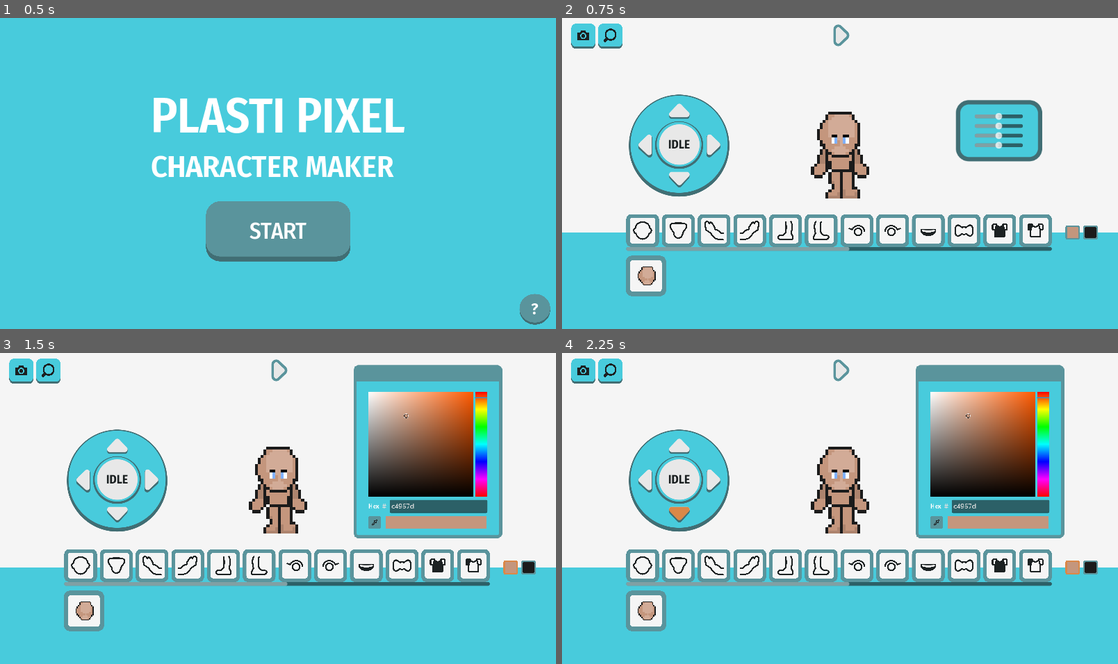
Above: before the commit, frames 1-4 (two rows, left to right).
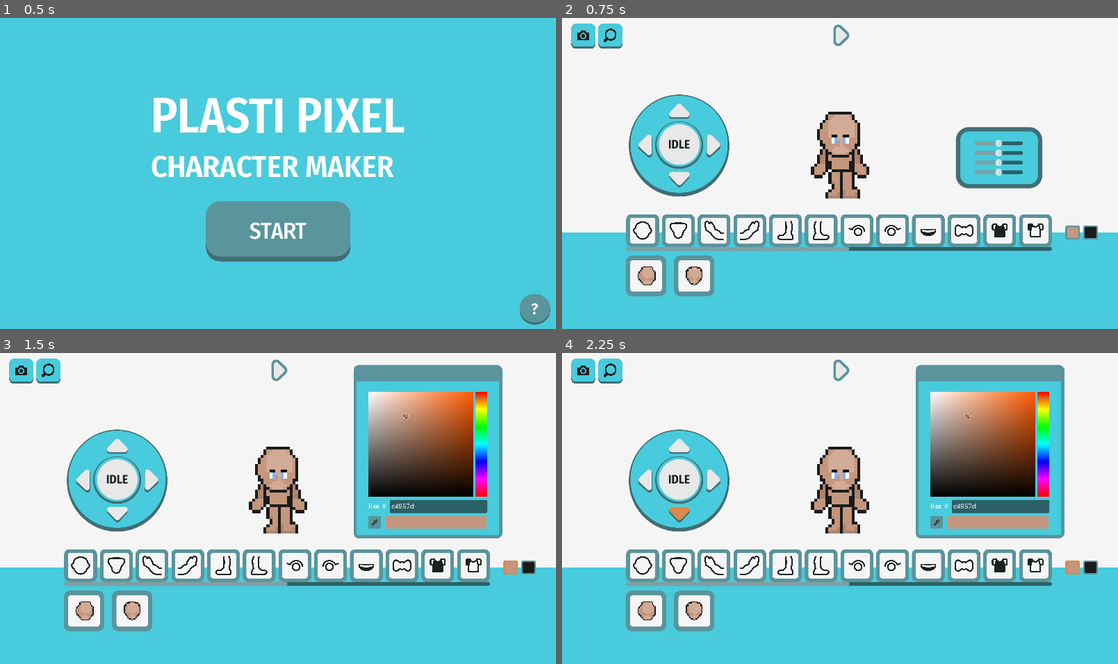
Above: after the commit, the same moments.

Repository: p1petto/CharacterMakerNew
Game: Godot game, scene res://Scenes/menu.tscn
The game is run twice, just before and just after one commit, with the same random seed, the same clock (stepped at 60 frames per second) and the same inputs.
Inputs (mouse positions are in pixels of both pictures, inside the frame that each line leads up to):
- Up to frame 1 (0.5 s): no input
- Up to frame 2 (0.75 s): click "START" at 0.5 s
- Up to frame 3 (1.5 s): click (511, 567) at 1.27 s
- Up to frame 4 (2.25 s): click (678, 514) at 2 s

Frame 1 is identical in both runs. In frame 2, 4.4% of the frame differs, in the area x 20-87%, y 26-90%; in frame 3, 0.9%; in frame 4, 0.9%.

Commit message:
added: ресурсы головы и тела

Diff:
--- /dev/null
+++ b/Resources/CatalogItems/DynamicPart/Body/Body2.tres
@@ -0,0 +1,12 @@
+[gd_resource type="Resource" script_class="CatalogItem" load_steps=4 format=3 uid="uid://kkrjicub6yf4"]
+
+[ext_resource type="Resource" uid="uid://cks5nqbigjmo7" path="res://Resources/DynamicPart/Body/Body2.tres" id="1_1gk1k"]
+[ext_resource type="Texture2D" uid="uid://cmgtvmufmgniw" path="res://Assets/UI/icons/Catallog item/body2.png" id="2_6c4wr"]
+[ext_resource type="Script" path="res://Scripts/CatalogItemResource.gd" id="3_ogt40"]
+
+[resource]
+script = ExtResource("3_ogt40")
+item_type = "Dynamic"
+item_class = "Body"
+icon = ExtResource("2_6c4wr")
+dynamic_part = ExtResource("1_1gk1k")
--- /dev/null
+++ b/Resources/CatalogItems/DynamicPart/Head/Head2.tres
@@ -0,0 +1,12 @@
+[gd_resource type="Resource" script_class="CatalogItem" load_steps=4 format=3 uid="uid://cq28vcige13u1"]
+
+[ext_resource type="Resource" uid="uid://b4v7cc6x240fo" path="res://Resources/DynamicPart/Head/head2.tres" id="1_14bxd"]
+[ext_resource type="Texture2D" uid="uid://cf62npnvtd101" path="res://Assets/UI/icons/Catallog item/head2.png" id="2_84qlb"]
+[ext_resource type="Script" path="res://Scripts/CatalogItemResource.gd" id="3_0jnpo"]
+
+[resource]
+script = ExtResource("3_0jnpo")
+item_type = "Dynamic"
+item_class = "Head"
+icon = ExtResource("2_84qlb")
+dynamic_part = ExtResource("1_14bxd")
--- /dev/null
+++ b/Resources/DynamicPart/Body/Body2.tres
@@ -0,0 +1,26 @@
+[gd_resource type="Resource" script_class="Dynamic" load_steps=2 format=3 uid="uid://cks5nqbigjmo7"]
+
+[ext_resource type="Script" path="res://Scripts/DynamicParts/resource_dynamic_part.gd" id="1_kcoqp"]
+
+[resource]
+script = ExtResource("1_kcoqp")
+down_array_points = PackedVector2Array(7, 12, 2, 14, 1, 18, 4, 20, 7, 21, 10, 20, 13, 18, 12, 14)
+horizontal_array_points = PackedVector2Array(7, 11, 9, 11, 11, 14, 11, 17, 10, 20, 7, 21, 4, 20, 3, 17, 5, 13, 5, 11)
+top_array_points = PackedVector2Array(7, 12, 2, 14, 1, 18, 4, 20, 7, 21, 10, 20, 13, 18, 12, 14)
+down_glare_array_points = PackedVector2Array()
+horizontal_glare_array_points = PackedVector2Array()
+top_glare_array_points = PackedVector2Array()
+position_down = Vector2(25, 16)
+position_right = Vector2(25, 16)
+position_top = Vector2(25, 16)
+position_left = Vector2(25.04, 16)
+z_down = 5.0
+z_right = 3.0
+z_top = 6.0
+z_left = 3.0
+vertical_markers = Array[int]([1, 2, 3])
+horizontal_markers = Array[int]([2, 3, 4])
+hand_marker_for_body = 2
+color = Color(0.768627, 0.588235, 0.490196, 1)
+glare_color = Color(0.917647, 0.917647, 0.917647, 1)
+line_color = Color(0.105882, 0.105882, 0.105882, 1)
--- /dev/null
+++ b/Resources/DynamicPart/Head/head2.tres
@@ -0,0 +1,26 @@
+[gd_resource type="Resource" script_class="Dynamic" load_steps=2 format=3 uid="uid://b4v7cc6x240fo"]
+
+[ext_resource type="Script" path="res://Scripts/DynamicParts/resource_dynamic_part.gd" id="1_60hwv"]
+
+[resource]
+script = ExtResource("1_60hwv")
+down_array_points = PackedVector2Array(7, 0, 2, 2, 0, 5, 1, 10, 3, 13, 7, 16, 11, 13, 13, 10, 14, 5, 12, 2)
+horizontal_array_points = PackedVector2Array(3, 0, 10, 0, 13, 3, 13, 8, 14, 9, 14, 13, 10, 15, 5, 13, 0, 9, 0, 3)
+top_array_points = PackedVector2Array(7, 0, 2, 2, 0, 5, 1, 10, 3, 13, 7, 16, 11, 13, 13, 10, 14, 5, 12, 2)
+down_glare_array_points = PackedVector2Array(3, 9, 3, 3, 6, 1, 10, 1, 12, 4, 12, 9, 8, 10, 8, 12, 10, 13, 9, 15, 5, 15, 4, 13, 7, 12, 8, 11, 7, 10)
+horizontal_glare_array_points = PackedVector2Array(8, 8, 8, 4, 11, 3, 21, 3, 21, 15, 12, 15, 9, 15, 8, 13, 14, 11, 14, 10, 12, 10)
+top_glare_array_points = PackedVector2Array(3, 9, 3, 3, 6, 1, 10, 1, 12, 4, 12, 9, 8, 10)
+position_down = Vector2(25, 16)
+position_right = Vector2(25, 16)
+position_top = Vector2(25, 16)
+position_left = Vector2(25, 16)
+z_down = 6.0
+z_right = 6.0
+z_top = 1.0
+z_left = 6.0
+vertical_markers = Array[int]([1, 2, 3, 4])
+horizontal_markers = Array[int]([1, 2, 3, 4, 5])
+hand_marker_for_body = 0
+color = Color(0.768627, 0.588235, 0.490196, 1)
+glare_color = Color(0.902987, 0.79832, 0.742753, 1)
+line_color = Color(0.105882, 0.105882, 0.105882, 1)
--- a/Scenes/dynamic_part.tscn
+++ b/Scenes/dynamic_part.tscn
@@ -29,3 +29,7 @@
 [node name="Strands" type="Container" parent="."]
 offset_right = 40.0
 offset_bottom = 40.0
+
+[node name="Polygon2D2" type="Polygon2D" parent="."]
+visible = false
+polygon = PackedVector2Array(7, 12, 2, 14, 1, 18, 4, 20, 7, 21, 10, 20, 13, 18, 12, 14)
--- a/Scenes/maker.tscn
+++ b/Scenes/maker.tscn
@@ -81,10 +81,12 @@
 [ext_resource type="Script" path="res://Scripts/UI/color_picker_button_container_border.gd" id="45_5q11q"]
 [ext_resource type="Resource" uid="uid://7loxn01ku5yr" path="res://Resources/Hair/Fringe/0/Fringe.tres" id="45_fmm32"]
 [ext_resource type="Script" path="res://Scripts/resource_hint.gd" id="47_dpvrd"]
+[ext_resource type="Resource" uid="uid://cq28vcige13u1" path="res://Resources/CatalogItems/DynamicPart/Head/Head2.tres" id="47_sesus"]
 [ext_resource type="Resource" uid="uid://dbvcjksuur0kn" path="res://Resources/CatalogItems/Hair/Strands/1/Strand.tres" id="47_v0tno"]
 [ext_resource type="Resource" uid="uid://b1q3sq37n232u" path="res://Resources/Hint/Sliders.tres" id="48_35wf8"]
 [ext_resource type="Texture2D" uid="uid://b7h24gyxgkuuq" path="res://Assets/UI/icons/TypeItem/Property 1=pants.svg" id="49_vmq5q"]
 [ext_resource type="Texture2D" uid="uid://cucl1x70onpgd" path="res://Assets/UI/icons/TypeItem/Property 1=pantlegL.svg" id="52_bt1ev"]
+[ext_resource type="Resource" uid="uid://kkrjicub6yf4" path="res://Resources/CatalogItems/DynamicPart/Body/Body2.tres" id="52_d1quc"]
 [ext_resource type="Resource" uid="uid://cuyom60nqe8gd" path="res://Resources/Hint/symmetrical.tres" id="53_dvweh"]
 [ext_resource type="Texture2D" uid="uid://2ig5s8rkpwux" path="res://Assets/UI/icons/TypeItem/Property 1=pantlegR.svg" id="55_4wmom"]
 [ext_resource type="Texture2D" uid="uid://dfbv0gsee2a1x" path="res://Assets/UI/icons/TypeItem/Property 1=shoesL.svg" id="57_lp5vu"]
@@ -774,14 +776,14 @@
 
 [node name="Head" parent="UI/Catalog/CatalogContainer" groups=["DynamicTab"] instance=ExtResource("4_kavcm")]
 layout_mode = 2
-catalog_items = Array[ExtResource("5_sbt4v")]([ExtResource("7_p4rey")])
+catalog_items = Array[ExtResource("5_sbt4v")]([ExtResource("7_p4rey"), ExtResource("47_sesus")])
 icon = ExtResource("17_36cuv")
 hint_resource = Array[ExtResource("47_dpvrd")]([ExtResource("48_35wf8")])
 
 [node name="Body" parent="UI/Catalog/CatalogContainer" groups=["DynamicTab"] instance=ExtResource("4_kavcm")]
 visible = false
 layout_mode = 2
-catalog_items = Array[ExtResource("5_sbt4v")]([ExtResource("11_wp1wm")])
+catalog_items = Array[ExtResource("5_sbt4v")]([ExtResource("11_wp1wm"), ExtResource("52_d1quc")])
 icon = ExtResource("15_4058r")
 hint_resource = Array[ExtResource("47_dpvrd")]([ExtResource("48_35wf8")])
 
--- a/Scripts/UI/sliders.gd
+++ b/Scripts/UI/sliders.gd
@@ -21,7 +21,7 @@
 
 	update_containers_visibility("down")
 	size.y = 64 * Global.scaling
-	position.y = character_texture.position.y
+	position.y = character_texture.position.y + 128
 
 
 func _on_tab_changed() -> void:
@@ -97,7 +97,7 @@
 			var polygon_2d = part.get_node("Polygon2D")
 			var first_marker = part.dynamic_part.vertical_markers[0]
 			#part_container_vertical.position.y = polygon_2d.polygon[first_marker].y * Global.scaling + part.position.y
-			part_container_vertical.position.y = character_texture.position.y + polygon_2d.polygon[first_marker].y * Global.scaling - part.position.y * Global.scaling/2 + 16
+			#part_container_vertical.position.y = character_texture.position.y + polygon_2d.polygon[first_marker].y * Global.scaling - part.position.y * Global.scaling/2 + 16
 			add_child(part_container_vertical)
 
 			var vertical_container = part_container_vertical.get_node("CenterContainer/VBoxContainer")
@@ -113,7 +113,7 @@
 		if part.dynamic_part.horizontal_markers:
 			var polygon_2d = part.get_node("Polygon2D")
 			var first_marker = part.dynamic_part.horizontal_markers[0]
-			part_container_horizontal.position.y = character_texture.position.y + polygon_2d.polygon[first_marker].y * Global.scaling - part.position.y * Global.scaling/2  + 16
+			#part_container_horizontal.position.y = character_texture.position.y + polygon_2d.polygon[first_marker].y * Global.scaling - part.position.y * Global.scaling/2  + 16
 			part_container_horizontal.visible = false
 			add_child(part_container_horizontal)
 
@@ -130,7 +130,7 @@
 	if part.is_in_group("ConditionallyDynamic"):
 		var part_container = load("res://Scenes/slider_window.tscn").instantiate()
 		part_container.name = part.name
-		part_container.position.y = part.marker_y_pos * Global.scaling - 20
+		#part_container.position.y = part.marker_y_pos * Global.scaling - 20
 		#part_container.position.y = part.marker_y_pos * Global.scaling - part.position.y * Global.scaling/2  + 16
 		add_child(part_container)
 
@@ -148,7 +148,7 @@
 		if part.hair_resource.quantity > 1:
 			var part_container = load("res://Scenes/slider_window.tscn").instantiate()
 			part_container.name = part.name
-			part_container.position.y = character.head.position.y * Global.scaling
+			#part_container.position.y = character.head.position.y * Global.scaling
 			add_child(part_container)
 
 			var container = part_container.get_node("CenterContainer/VBoxContainer")
Binary file added: Assets/UI/icons/Catallog item/body2.png
Binary file added: Assets/UI/icons/Catallog item/head2.png
Not shown, added: Assets/UI/icons/Catallog item/head2.png.import
Not shown: 1 places in Scenes/maker.tscn that only renumber resources
Binary file changed: screenshot.png
